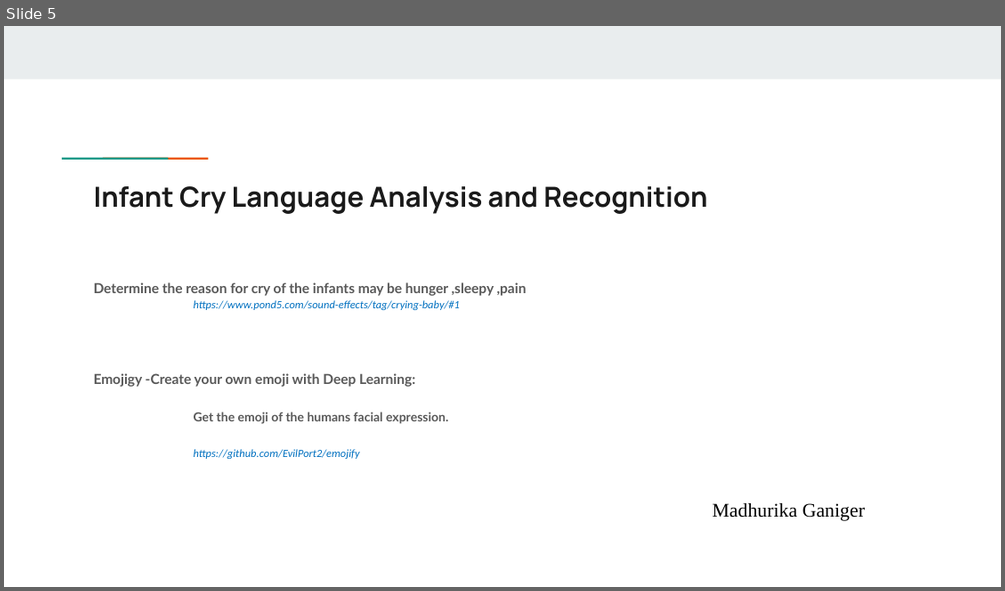
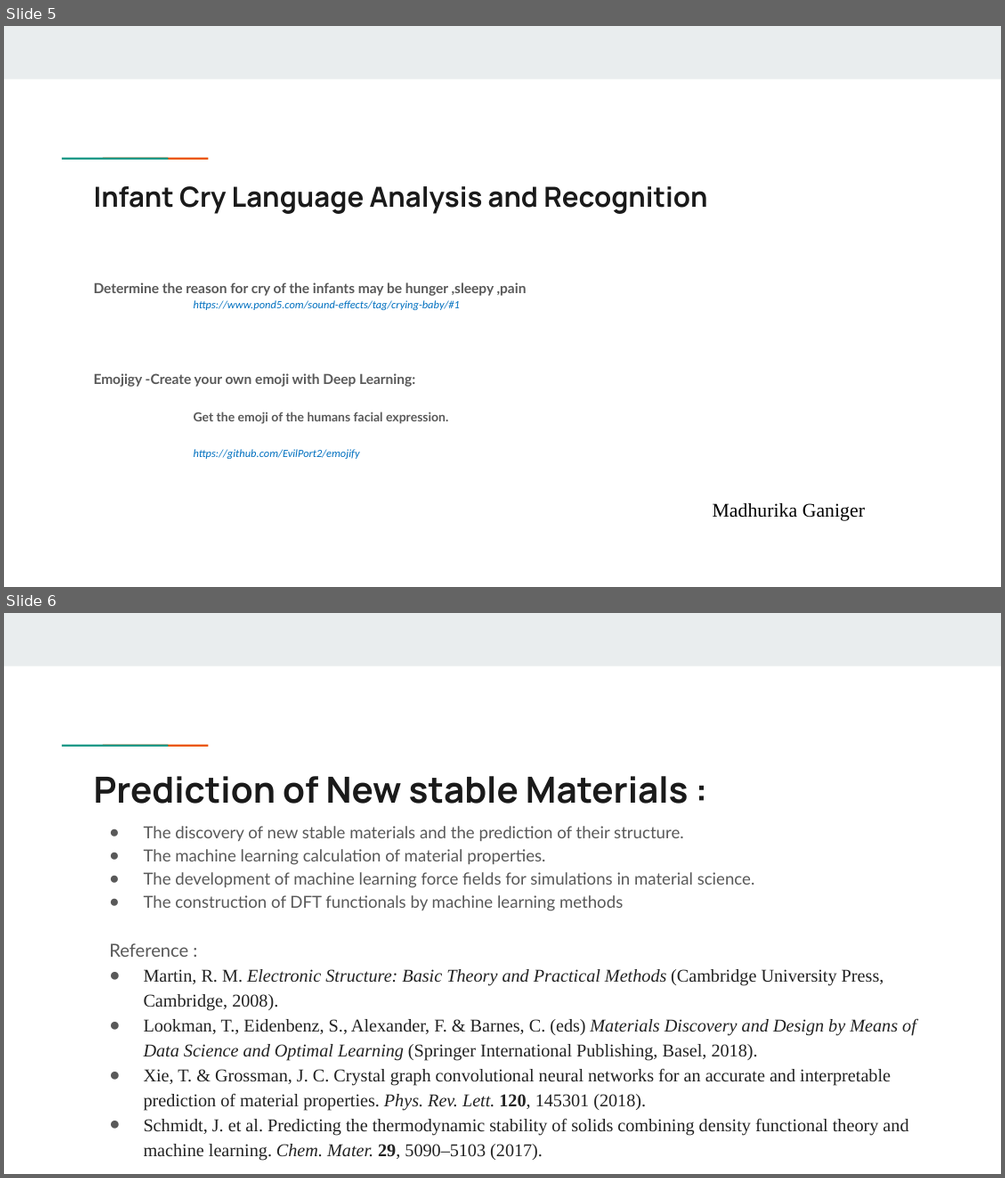
Before and after one commit to VarunBohara/Mini-Project-Documents, a slide deck: IDEAS FOR PROBLEM STATEMENT 4.pptx. Shown one above the other, each under a label of ours: slide 5 before the commit, slides 5 and 6 after it. The pictures are 1005x591 and 1005x1178 pixels, drawn with LibreOffice and Linux fonts; fonts in the diff are those of the drawing. Boxes give left, top, right and bottom in pixels: in the first picture for what was removed or moved away, otherwise in the second. Text is boxed around its words. In the diff, an @@ line names an element or a change of style, - is before the commit and + after.

Commit message:
updated

```diff
--- a/IDEAS FOR PROBLEM STATEMENT 4.pptx
+++ b/IDEAS FOR PROBLEM STATEMENT 4.pptx
@@ slide 6 added at [4,613,1001,1174], background #FFFFFF; not listed: 3 template elements that a slide beside it also shows @@
@@ title added at [94,776,688,803], 26 pt, text #1A1A1A, bold @@
+Prediction of New stable Materials :
@@ text added at [109,826,916,1159], 13 pt, text #222222 @@
+● The discovery of new stable materials and the prediction of their structure.
+● The machine learning calculation of material properties.
+● The development of machine learning force fields for simulations in material science.
+● The construction of DFT functionals by machine learning methods
+Reference :
+● Martin, R. M. Electronic Structure: Basic Theory and Practical Methods (Cambridge University Press, Cambridge, 2008).
+● Lookman, T., Eidenbenz, S., Alexander, F. & Barnes, C. (eds) Materials Discovery and Design by Means of Data Science and Optimal Learning (Springer International Publishing, Basel, 2018).
+● Xie, T. & Grossman, J. C. Crystal graph convolutional neural networks for an accurate and interpretable prediction of material properties. Phys. Rev. Lett. 120, 145301 (2018).
+● Schmidt, J. et al. Predicting the thermodynamic stability of solids combining density functional theory and machine learning. Chem. Mater. 29, 5090–5103 (2017).
```
